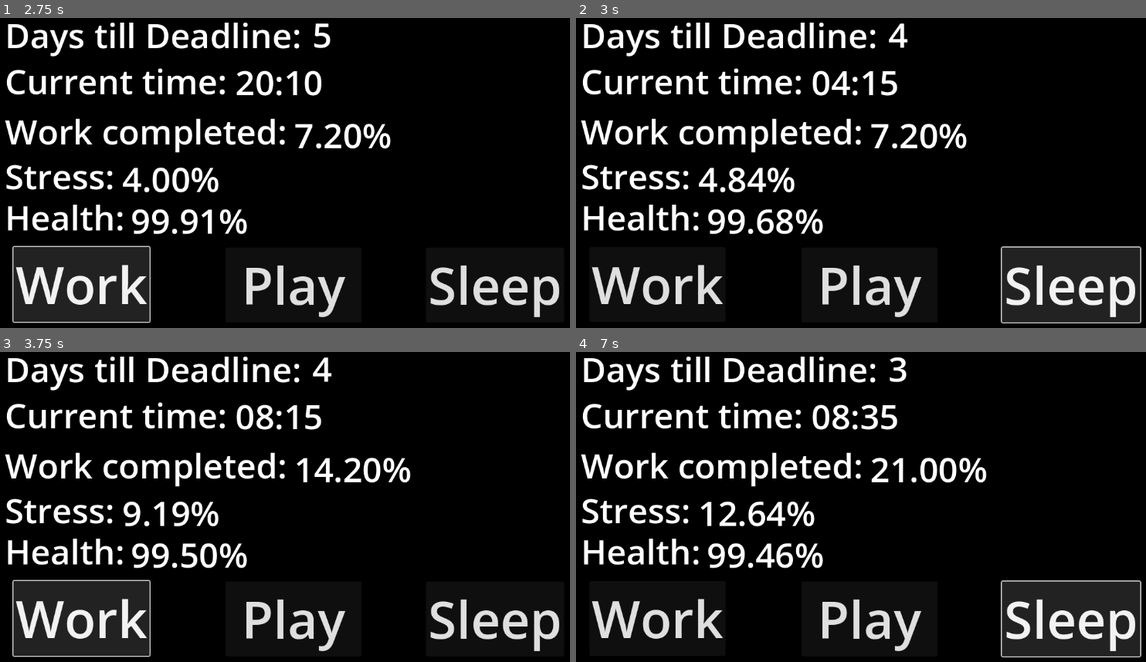
Above: before the commit, frames 1-4 (two rows, left to right).
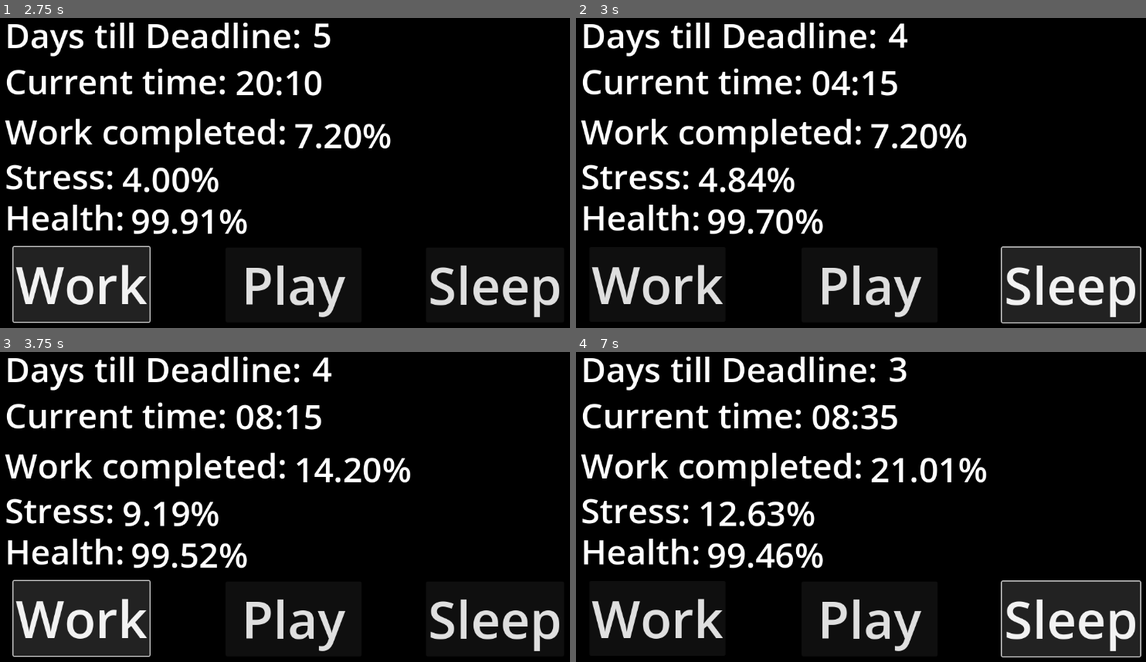
Above: after the commit, the same moments.

Repository: rschlegeTH/EPWS2526PritzkauSchlegel
Game: Godot game, scene res://main_scene.tscn
Same seed, same stepped clock (60 frames per second), same inputs: the game is played once before the commit and once after it.
Inputs:
- Up to frame 1 (2.75 s): click "Play" at 0.5 s; click "Play" at 1.25 s; click "Work" at 2 s
- Up to frame 2 (3 s): click "Sleep" at 2.75 s
- Up to frame 3 (3.75 s): click "Work" at 3.5 s
- Up to frame 4 (7 s): click "Sleep" at 4.25 s; click "Work" at 5 s; click "Play" at 5.75 s; click "Sleep" at 6.5 s

Frame 1 is identical in both runs. In frame 2, 0.3% of the frame differs, in the area x 31-39%, y 61-70%; in frame 3, 0.1%; in frame 4, 0.3%, in the area x 33-67%, y 34-57%.

Commit message:
Kurven angepasst + kleine veränderugnen

Diff:
--- a/Development/new-game-project/main_scene.tscn
+++ b/Development/new-game-project/main_scene.tscn
@@ -11,19 +11,19 @@
 [ext_resource type="Script" uid="uid://d24isyeimle14" path="res://scritps/health.gd" id="5_7ycvg"]
 
 [sub_resource type="Curve" id="Curve_7ycvg"]
-_data = [Vector2(0.32911396, 0), 0.0, 0.74528307, 0, 1, Vector2(1, 0.5), 0.74528307, 0.0, 1, 0]
+_data = [Vector2(0.33461538, 0.5), 0.0, 0.75144506, 0, 1, Vector2(1, 1), 0.75144506, 0.0, 1, 0]
 point_count = 2
 
 [sub_resource type="Curve" id="Curve_wr18j"]
-_data = [Vector2(0, 0), 0.0, 0.5, 0, 1, Vector2(1, 0.5), 0.5, 0.0, 1, 0]
+_data = [Vector2(0, 0.5), 0.0, 0.5, 0, 1, Vector2(1, 1), 0.5, 0.0, 1, 0]
 point_count = 2
 
 [sub_resource type="Curve" id="Curve_qwutr"]
-_data = [Vector2(0, 0), 0.0, 0.5, 0, 1, Vector2(1, 0.5), 0.5, 0.0, 1, 0]
+_data = [Vector2(0, 0.5), 0.0, 0.5, 0, 1, Vector2(1, 1), 0.5, 0.0, 1, 0]
 point_count = 2
 
 [sub_resource type="Curve" id="Curve_671wp"]
-_data = [Vector2(0, 0), 0.0, 0.5, 0, 1, Vector2(1, 0.5), 0.5, 0.0, 1, 0]
+_data = [Vector2(0, 0.5), 0.0, 0.5, 0, 1, Vector2(1, 1), 0.5, 0.0, 1, 0]
 point_count = 2
 
 [node name="main_scene" type="Node2D"]
--- a/Development/new-game-project/scritps/variable_manager.gd
+++ b/Development/new-game-project/scritps/variable_manager.gd
@@ -42,7 +42,7 @@
 	ticksSinceSleepPortion = g_modTicksSinceSleep.sample(ticksSinceSleep/(48.0*60.0/minuteTick)) # Berechnet den Anteil von ticksSinceSleep auf g_mod. Begrenzt auf maximal 48 stunden
 	stessPortion = g_modStress.sample(stress/100.0) # Berechnet den Anteil von stress auf g_mod
 
-	g_mod = -(ticksSinceSleepPortion + stessPortion)
+	g_mod = -(ticksSinceSleepPortion + stessPortion - 1)
 	g_mod = clampf(g_mod, -1, 1) #Ist 1 ein guter Wert für einen Clamp?
 	gesundheit = clamp(gesundheit + g_mod, 0, 100)
 
@@ -55,7 +55,7 @@
 	deadPortion = s_modDead.sample((100.0-completion) * (dead-1) / 500.0)
 	gesundheitPortion = s_modGesundheit.sample(1.0-gesundheit/100.0)
 
-	s_mod = deadPortion + gesundheitPortion
+	s_mod = deadPortion + gesundheitPortion - 1
 	#s_mod = (-gesundheit)/SDIV + ((-completion+100) * dead)/SDIV #deadline Wert(dead) beobachten
 	s_mod = clampf(s_mod, -1, 1) # s_mod darf sich nur zwischen -1 bis 1 befinden und wird auf diese Limitiert
 	stress = clamp(stress + s_mod, 0, 100) # Werte anwenden
@@ -114,12 +114,8 @@
 
 ## Wird bei drücken des "Play"-Buttons ausgeführt.
 func playGame(time_spent: int=4, standardIncrease: float = 1 ) -> void:
-	reduceStress(time_spent * standardIncrease)
+	addStress(-(time_spent * standardIncrease))
 	increase_Time(time_spent)
-
-## Reduziert den Stress um den eingegebenen Wert. Werte werden immer zwischen 0-100 liegen.
-func reduceStress(reduction_Val:float = 5) -> void:
-	stress = clampf(stress - reduction_Val, 0, 100)
 
 ## Uhrzeit erhöhen um einen bestimmten Stundend-Wert, sollte keine Wert übergeben werden oder der Wert 0 sein, wird die Zeit um 5 min erhöht.
 func increase_Time(time_Inc:int = 0) -> void:
